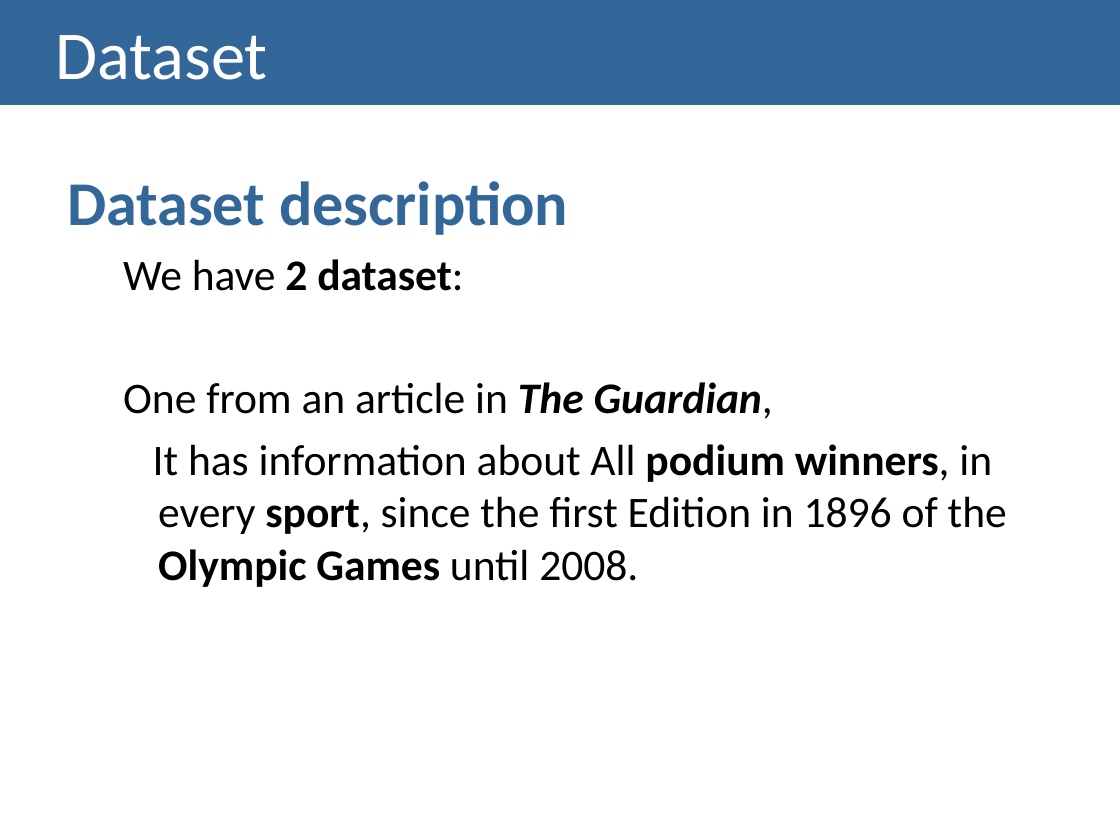
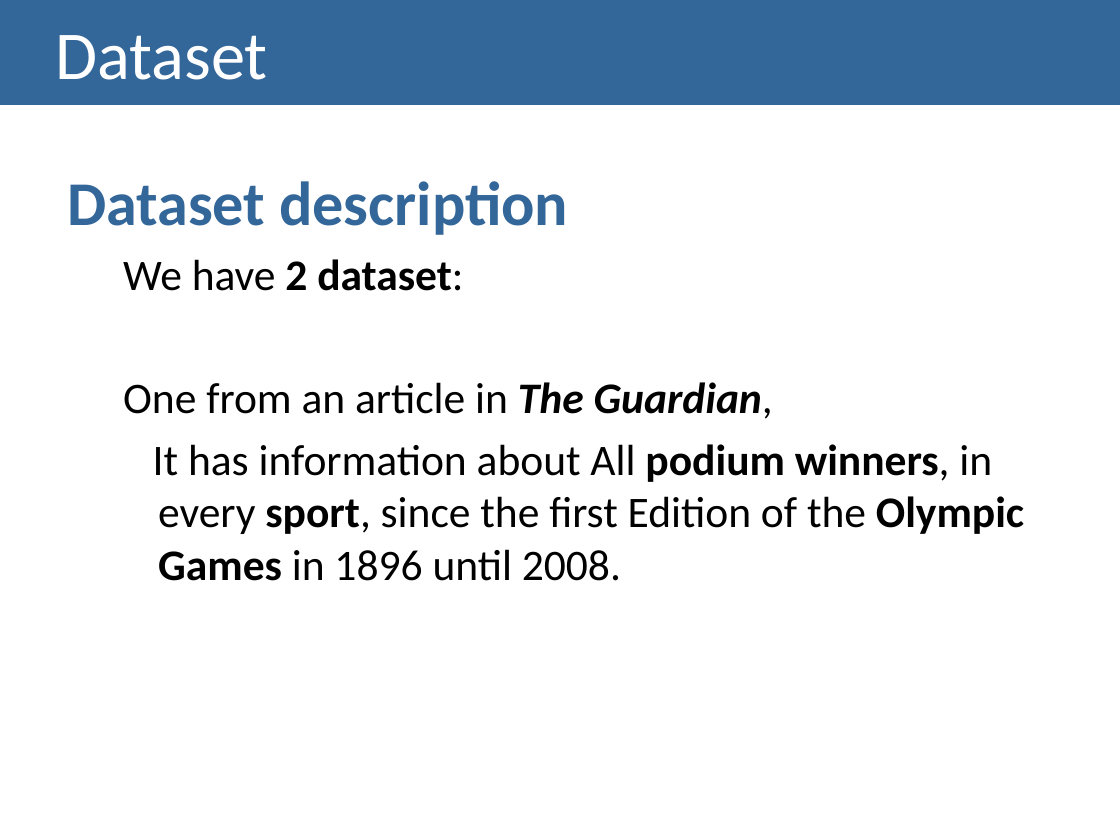
Before and after one commit to carboned4/V_I_2015_1, a slide deck: slide 5 of Lab03-PresentationTemplate.pptx. Drawn at 1120x840 pixels with LibreOffice and Linux fonts; fonts in the diff are those of the drawing. Boxes give left, top, right and bottom in pixels: in the first picture for what was removed or moved away, otherwise in the second. Text is boxed around its words. In the diff, an @@ line names an element or a change of style, - is before the commit and + after.

Commit message:
changes to ppt

```diff
--- a/Lab03-PresentationTemplate.pptx
+++ b/Lab03-PresentationTemplate.pptx
@@ text at [153,444,1024,581]: text changed @@
-  It has information about All podium winners, in every sport, since the first Edition in 1896 of the Olympic Games until 2008.
+  It has information about All podium winners, in every sport, since the first Edition of the Olympic Games in 1896 until 2008.
```
